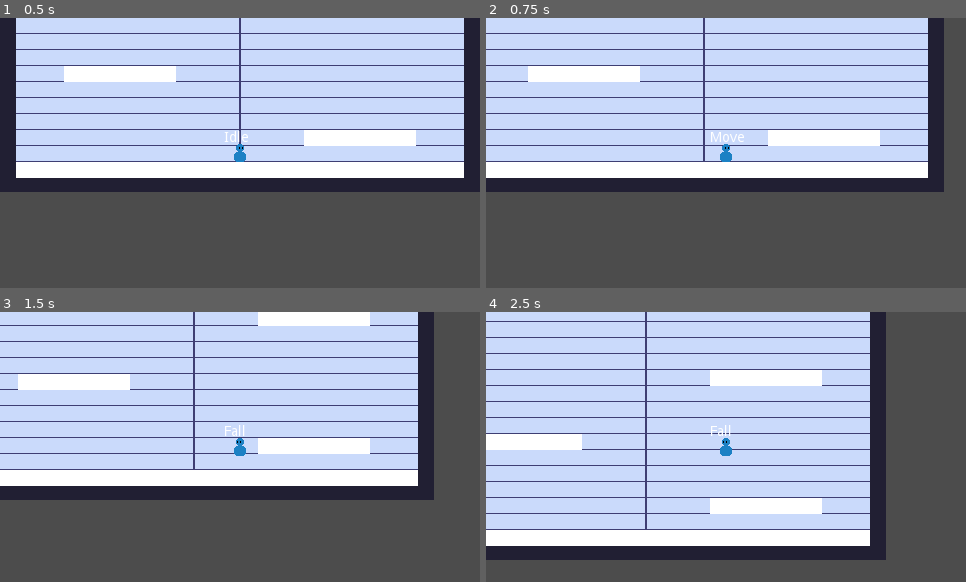
Above: before the commit, frames 1-4 (two rows, left to right).
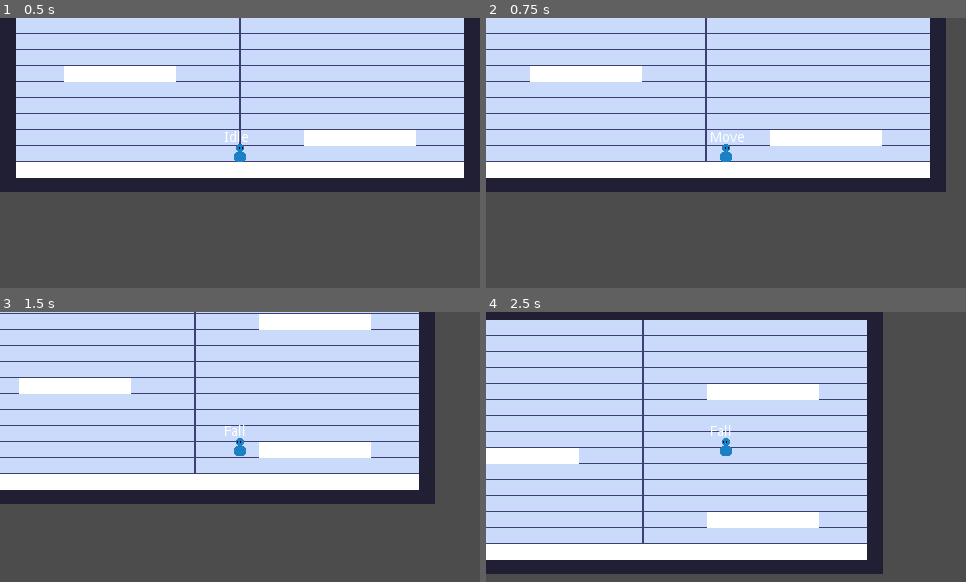
Above: after the commit, the same moments.

Repository: VuurMos/godot-3.5-platformer-character-controller
Game: Godot game, scene res://Game.tscn
Same seed, same stepped clock (60 frames per second), same inputs: the game is played once before the commit and once after it.
Inputs:
- Up to frame 1 (0.5 s): no input
- Up to frame 2 (0.75 s): hold Right (right) from 0.53 s (still down); hold Space (jump) from 0.53 s (still down)
- Up to frame 3 (1.5 s): keep holding Right (right); tap Enter at 1.25 s; release Space (jump) at 1.28 s; tap Space (jump) at 1.35 s
- Up to frame 4 (2.5 s): tap Space (jump) at 1.52, 1.82 s; release Right (right) at 2.03 s; hold Left (left) from 2.03 s (still down); hold Space (jump) from 2.03 s (still down)

Frame 1 is identical in both runs. In frame 2, 1.0% of the frame differs, in the area x 8-96%, y 0-65%; in frame 3, 12%; in frame 4, 31%, in the area x 0-84%, y 0-98%.

Commit message:
Added base ground state to HFSM

Diff:
--- /dev/null
+++ b/platformer-controller/player/player-ground-state.gd
@@ -0,0 +1,16 @@
+class_name PlayerGroundState
+extends PlayerState
+
+
+func enter(msg := {}) -> void:
+	player.allow_double_jump = true
+
+
+func update(delta: float) -> void:
+	player.velocity.y = 0
+
+	if !player.is_on_floor():
+		state_machine.transition_to("Fall", {from_ground = true})
+
+	if !player.jump_buffer.is_stopped():
+		state_machine.transition_to("Jump")
--- a/platformer-controller/player/player-idle-state.gd
+++ b/platformer-controller/player/player-idle-state.gd
@@ -1,22 +1,14 @@
 # Idle State
-extends PlayerState
+extends PlayerGroundState
 
 
 func enter(msg := {}) -> void:
+	.enter(msg)
 	player.velocity = Vector2.ZERO
-	player.allow_double_jump = true
 
 
 func update(delta: float) -> void:
-	player.velocity.y = 0
-
-	# If the player is not grounded, transition to the fall state
-	if !player.is_on_floor():
-		state_machine.transition_to("Fall", {from_ground = true})
-
-	# If the conditions for jump are valid, transition to the jump state
-	if !player.jump_buffer.is_stopped():
-		state_machine.transition_to("Jump", {jump = true})
+	.update(delta)
 
 	# If player direction input or x velocity != 0, transition to the move state
 	if !is_zero_approx(player.input_direction) or !is_zero_approx(player.velocity.x):
--- a/platformer-controller/player/player-move-state.gd
+++ b/platformer-controller/player/player-move-state.gd
@@ -1,23 +1,16 @@
 # Move State
-extends PlayerState
+extends PlayerGroundState
 
 
 func enter(msg := {}) -> void:
-	player.allow_double_jump = true
+	.enter(msg)
 
 
 func update(delta: float) -> void:
-	player.velocity.y = 0
-	player.apply_movement()
-
-	# If the player is not grounded, transition to the fall state
-	if !player.is_on_floor():
-		state_machine.transition_to("Fall", {from_ground = true})
-
-	# If the conditions for jump are valid, transition to the jump state
-	if !player.jump_buffer.is_stopped():
-		state_machine.transition_to("Jump")
+	.update(delta)
 
 	# If player x velocity == 0, transition to the idle state
 	if is_zero_approx(player.velocity.x):
 		state_machine.transition_to("Idle")
+
+	player.apply_movement()
--- a/platformer-controller/project.godot
+++ b/platformer-controller/project.godot
@@ -19,6 +19,11 @@
 "language": "GDScript",
 "path": "res://player/player-air-state.gd"
 }, {
+"base": "PlayerState",
+"class": "PlayerGroundState",
+"language": "GDScript",
+"path": "res://player/player-ground-state.gd"
+}, {
 "base": "Node",
 "class": "PlayerState",
 "language": "GDScript",
@@ -32,6 +37,7 @@
 _global_script_class_icons={
 "PlatformController": "",
 "PlayerAirState": "",
+"PlayerGroundState": "",
 "PlayerState": "",
 "PlayerStateMachine": ""
 }
